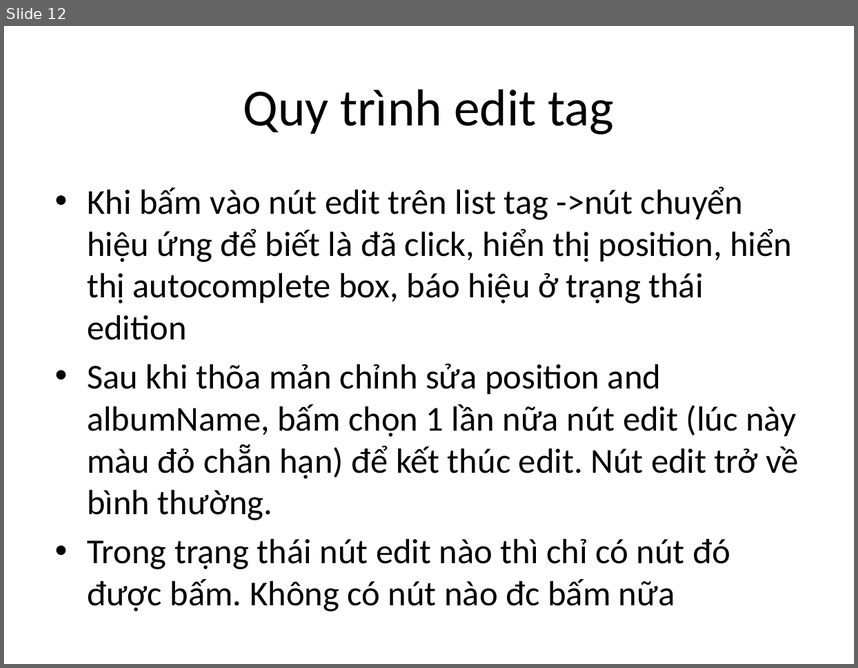
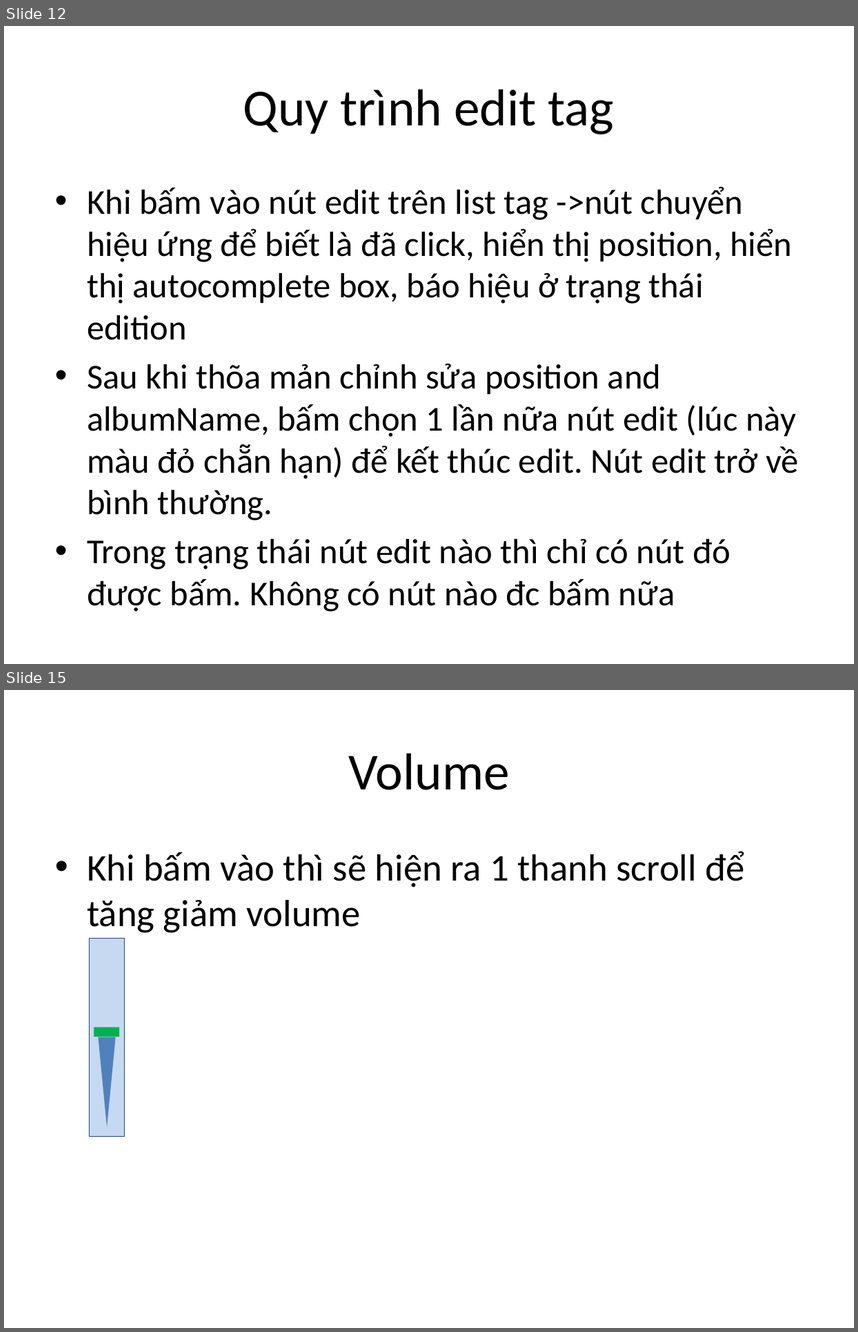
Before and after one commit to google-code-export/dau-gia-truc-tuyen-dhnl2, a slide deck: source/musicpage/Documents/Music page.pptx. Shown one above the other, each under a label of ours: slide 12 before the commit, slides 12 and 15 after it; the slides between them are not shown. The pictures are 858x668 and 858x1332 pixels, drawn with LibreOffice and Linux fonts; fonts in the diff are those of the drawing. Boxes give left, top, right and bottom in pixels: in the first picture for what was removed or moved away, otherwise in the second. Text is boxed around its words. In the diff, an @@ line names an element or a change of style, - is before the commit and + after.

```diff
--- a/source/musicpage/Documents/Music page.pptx
+++ b/source/musicpage/Documents/Music page.pptx
@@ slide 15 added at bbox=[4, 690, 854, 1328], background #FFFFFF @@
@@ title added at bbox=[348, 753, 510, 790], 44 pt, text #000000 @@
+Volume
@@ text added at bbox=[87, 851, 744, 933], 32 pt, text #000000 @@
+• Khi bấm vào thì sẽ hiện ra 1 thanh scroll để tăng giảm volume
@@ rectangle added at bbox=[89, 938, 125, 1136], fill #C6D9F1, outline #1F497D 0.75 pt @@
@@ rectangle added at bbox=[94, 1027, 120, 1037], fill #00B050 @@
@@ triangle added at bbox=[99, 1037, 116, 1127], fill #4F81BD @@
```
Also in this commit, not shown: 1 slide changed, 4 other slides added.
